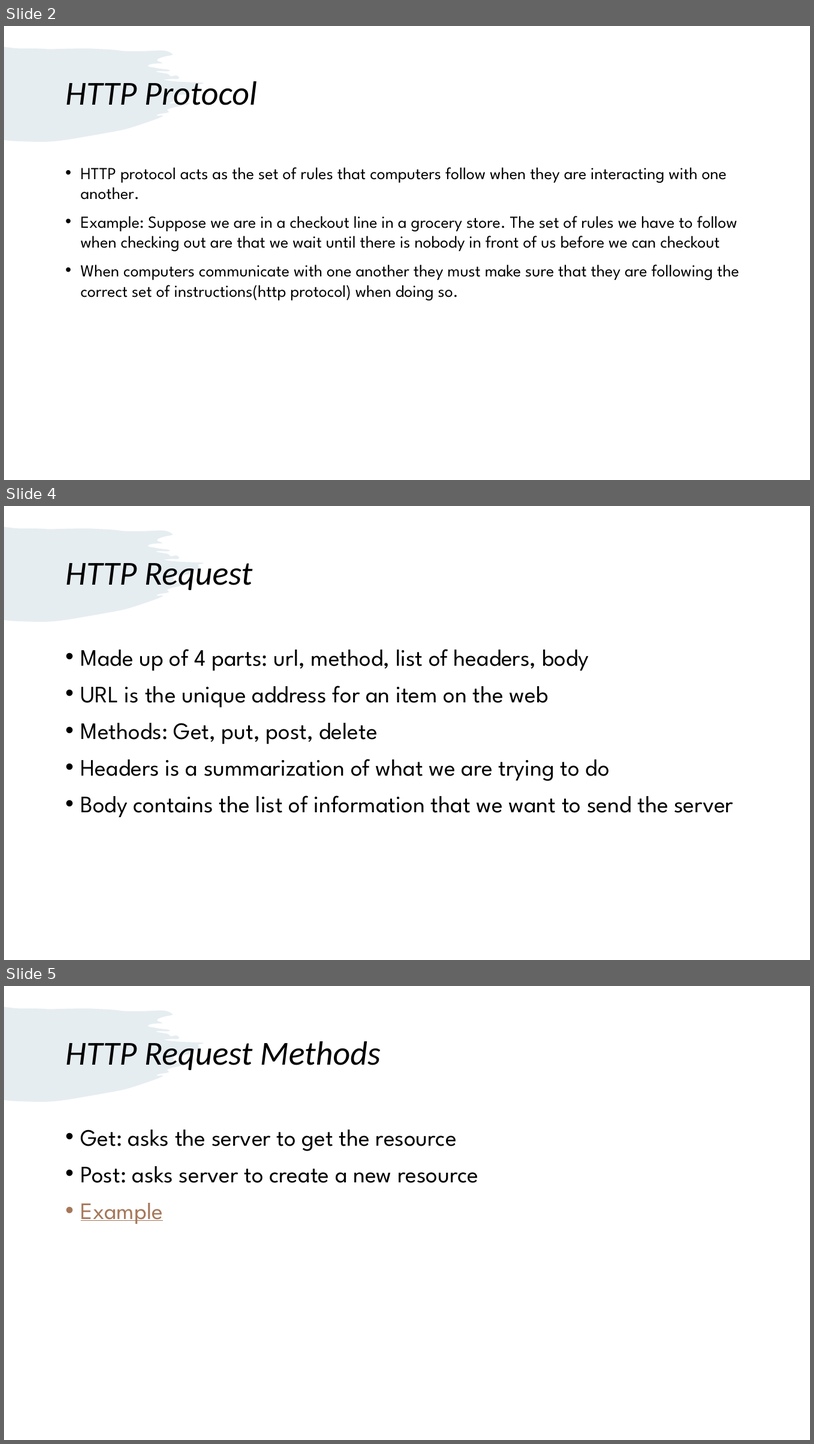
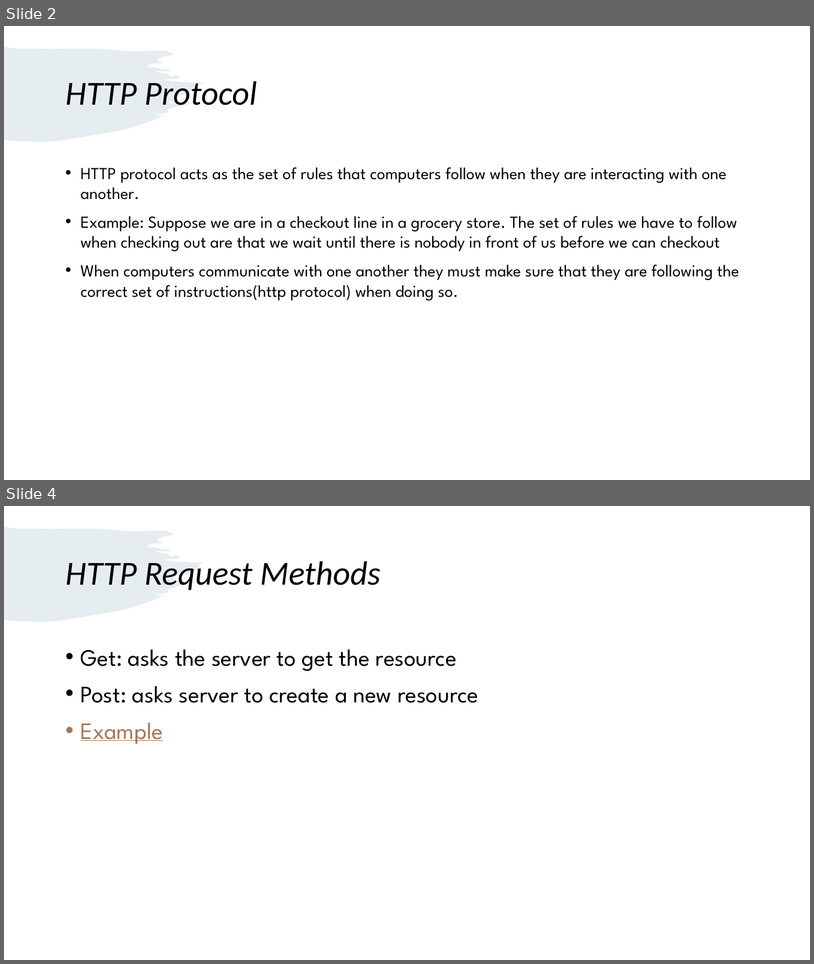
Before and after one commit to robertbirds/InsightsTeam, a slide deck: tutorial6/More Details About API's.pptx. Shown one above the other, each under a label of ours: slides 2, 4 and 5 before the commit, slides 2 and 4 after it; the slides between them are not shown. The pictures are 814x1444 and 814x964 pixels, drawn with LibreOffice and Linux fonts; fonts in the diff are those of the drawing. Boxes give left, top, right and bottom in pixels: in the first picture for what was removed or moved away, otherwise in the second. Text is boxed around its words. In the diff, an @@ line names an element or a change of style, - is before the commit and + after.

```diff
--- a/tutorial6/More Details About API's.pptx
+++ b/tutorial6/More Details About API's.pptx
@@ slide 4 removed at (4,506,810,960), background #FFFFFF; not listed: 1 template element that a slide beside it also shows @@
@@ title removed at (65,563,252,590) @@
-HTTP Request
@@ text removed at (81,649,734,817) @@
-• Made up of 4 parts: url, method, list of headers, body
-• URL is the unique address for an item on the web
-• Methods: Get, put, post, delete
-• Headers is a summarization of what we are trying to do
-• Body contains the list of information that we want to send the server
@@ what was slide 5 is now slide 4 @@
```
Also in this commit, not shown: 1 slide changed.
